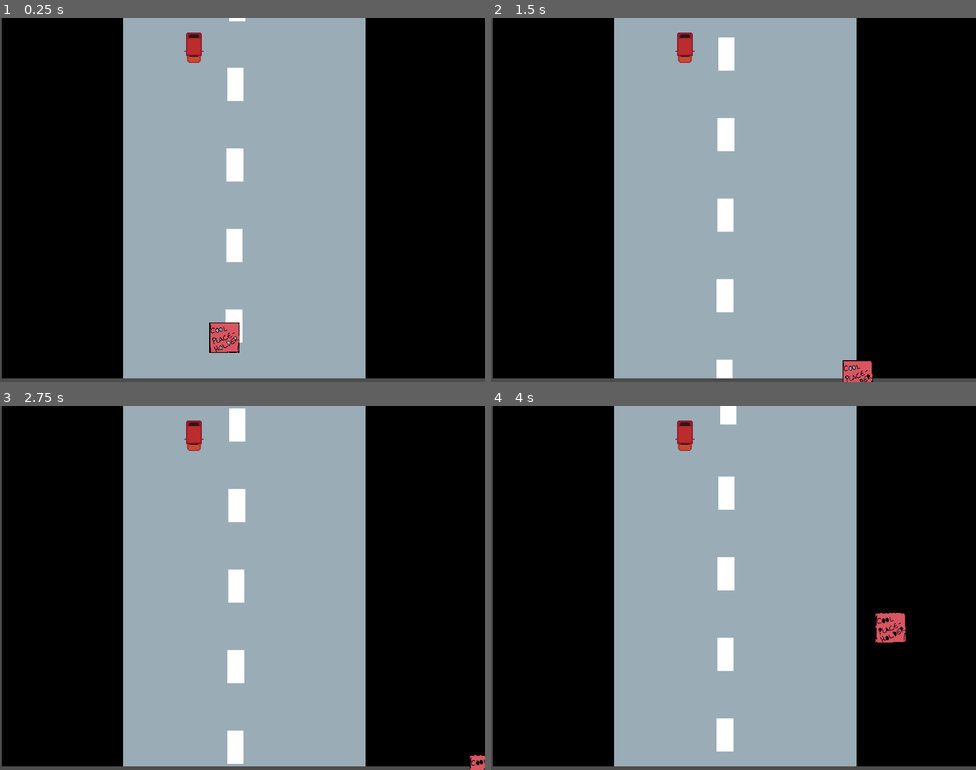
Above: before the commit, frames 1-4 (two rows, left to right).
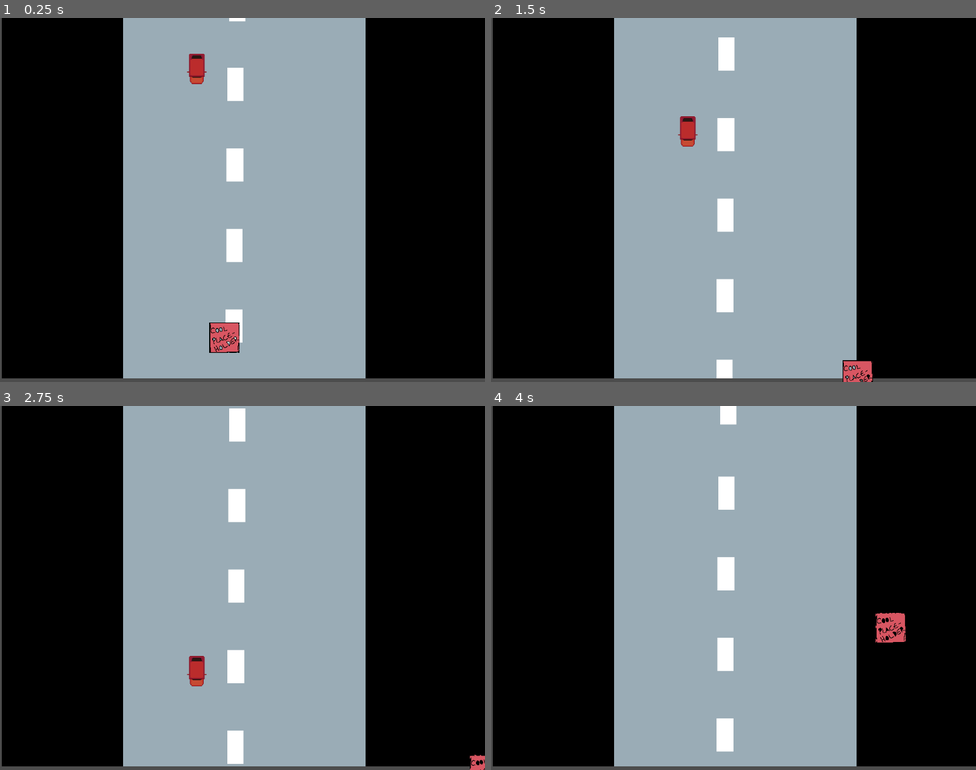
Above: after the commit, the same moments.

Repository: modusmogulus/trip-to-home
Game: Godot game, scene res://scenes/Main.tscn
The game is run twice, just before and just after one commit, with the same random seed, the same clock (stepped at 60 frames per second) and the same inputs. Before the commit the project starts from res://Main.tscn.
Inputs:
- Up to frame 1 (0.25 s): no input
- Up to frame 2 (1.5 s): hold D (move_right) 0.53-1.28 s; hold S (move_back) from 1.28 s (still down)
- Up to frame 3 (2.75 s): release S (move_back) at 2.03 s; hold D (move_right) from 2.03 s (still down)
- Up to frame 4 (4 s): release D (move_right) at 2.78 s; hold W (move_forward) 2.78-3.53 s; hold A (move_left) from 3.53 s (still down)

The runs differ from the first frame. In frame 1, 0.5% of the frame differs, in the area x 38-43%, y 4-19%; in frame 2, 0.5%, in the area x 38-43%, y 4-36%; in frame 3, 0.5%; in frame 4, 0.3%.

Commit message:
folder structure changed
and started a base for obstacles

Diff:
--- a/Some object.tscn
+++ /dev/null
@@ -1,24 +0,0 @@
-[gd_scene load_steps=4 format=2]
-
-[ext_resource path="res://sprites/auto.png" type="Texture" id=1]
-
-[sub_resource type="RectangleShape2D" id=1]
-
-[sub_resource type="SpriteFrames" id=2]
-animations = [ {
-"frames": [ ExtResource( 1 ) ],
-"loop": true,
-"name": "default",
-"speed": 5.0
-} ]
-
-[node name="Some object" type="Area2D"]
-
-[node name="CollisionShape2D" type="CollisionShape2D" parent="."]
-shape = SubResource( 1 )
-
-[node name="AnimatedSprite" type="AnimatedSprite" parent="."]
-frames = SubResource( 2 )
-__meta__ = {
-"_editor_description_": ""
-}
--- a/project.godot
+++ b/project.godot
@@ -10,13 +10,12 @@
 
 _global_script_classes=[  ]
 _global_script_class_icons={
-
 }
 
 [application]
 
 config/name="Trip to home"
-run/main_scene="res://Main.tscn"
+run/main_scene="res://scenes/Main.tscn"
 config/icon="res://icon.png"
 
 [display]
@@ -37,22 +36,22 @@
 
 move_left={
 "deadzone": 0.5,
-"events": [ Object(InputEventKey,"resource_local_to_scene":false,"resource_name":"","device":0,"alt":false,"shift":false,"control":false,"meta":false,"command":false,"pressed":false,"scancode":65,"unicode":0,"echo":false,"script":null)
+"events": [ Object(InputEventKey,"resource_local_to_scene":false,"resource_name":"","device":0,"alt":false,"shift":false,"control":false,"meta":false,"command":false,"pressed":false,"scancode":65,"physical_scancode":0,"unicode":0,"echo":false,"script":null)
  ]
 }
 move_right={
 "deadzone": 0.5,
-"events": [ Object(InputEventKey,"resource_local_to_scene":false,"resource_name":"","device":0,"alt":false,"shift":false,"control":false,"meta":false,"command":false,"pressed":false,"scancode":68,"unicode":0,"echo":false,"script":null)
+"events": [ Object(InputEventKey,"resource_local_to_scene":false,"resource_name":"","device":0,"alt":false,"shift":false,"control":false,"meta":false,"command":false,"pressed":false,"scancode":68,"physical_scancode":0,"unicode":0,"echo":false,"script":null)
  ]
 }
 move_forward={
 "deadzone": 0.5,
-"events": [ Object(InputEventKey,"resource_local_to_scene":false,"resource_name":"","device":0,"alt":false,"shift":false,"control":false,"meta":false,"command":false,"pressed":false,"scancode":87,"unicode":0,"echo":false,"script":null)
+"events": [ Object(InputEventKey,"resource_local_to_scene":false,"resource_name":"","device":0,"alt":false,"shift":false,"control":false,"meta":false,"command":false,"pressed":false,"scancode":87,"physical_scancode":0,"unicode":0,"echo":false,"script":null)
  ]
 }
 move_back={
 "deadzone": 0.5,
-"events": [ Object(InputEventKey,"resource_local_to_scene":false,"resource_name":"","device":0,"alt":false,"shift":false,"control":false,"meta":false,"command":false,"pressed":false,"scancode":83,"unicode":0,"echo":false,"script":null)
+"events": [ Object(InputEventKey,"resource_local_to_scene":false,"resource_name":"","device":0,"alt":false,"shift":false,"control":false,"meta":false,"command":false,"pressed":false,"scancode":83,"physical_scancode":0,"unicode":0,"echo":false,"script":null)
  ]
 }
 
--- a/Main.tscn
+++ b/scenes/Main.tscn
@@ -1,48 +1,48 @@
 [gd_scene load_steps=14 format=2]
 
-[ext_resource path="res://Main.gd" type="Script" id=1]
-[ext_resource path="res://Player.tscn" type="PackedScene" id=2]
-[ext_resource path="res://sprites/background-placeholder.png" type="Texture" id=3]
-[ext_resource path="res://Some object.tscn" type="PackedScene" id=4]
+[ext_resource path="res://scripts/Main.gd" type="Script" id=1]
+[ext_resource path="res://scenes/Some object.tscn" type="PackedScene" id=2]
+[ext_resource path="res://scenes/Player.tscn" type="PackedScene" id=3]
+[ext_resource path="res://sprites/background-placeholder.png" type="Texture" id=4]
 
 [sub_resource type="AtlasTexture" id=1]
 flags = 4
-atlas = ExtResource( 3 )
+atlas = ExtResource( 4 )
 region = Rect2( 0, 0, 1024, 768 )
 
 [sub_resource type="AtlasTexture" id=2]
 flags = 4
-atlas = ExtResource( 3 )
+atlas = ExtResource( 4 )
 region = Rect2( 1024, 0, 1024, 768 )
 
 [sub_resource type="AtlasTexture" id=3]
 flags = 4
-atlas = ExtResource( 3 )
+atlas = ExtResource( 4 )
 region = Rect2( 2048, 0, 1024, 768 )
 
 [sub_resource type="AtlasTexture" id=4]
 flags = 4
-atlas = ExtResource( 3 )
+atlas = ExtResource( 4 )
 region = Rect2( 3072, 0, 1024, 768 )
 
 [sub_resource type="AtlasTexture" id=5]
 flags = 4
-atlas = ExtResource( 3 )
+atlas = ExtResource( 4 )
 region = Rect2( 4096, 0, 1024, 768 )
 
 [sub_resource type="AtlasTexture" id=6]
 flags = 4
-atlas = ExtResource( 3 )
+atlas = ExtResource( 4 )
 region = Rect2( 5120, 0, 1024, 768 )
 
 [sub_resource type="AtlasTexture" id=7]
 flags = 4
-atlas = ExtResource( 3 )
+atlas = ExtResource( 4 )
 region = Rect2( 6144, 0, 1024, 768 )
 
 [sub_resource type="AtlasTexture" id=8]
 flags = 4
-atlas = ExtResource( 3 )
+atlas = ExtResource( 4 )
 region = Rect2( 7168, 0, 1024, 768 )
 
 [sub_resource type="SpriteFrames" id=9]
@@ -56,7 +56,7 @@
 [node name="Main" type="Node"]
 script = ExtResource( 1 )
 
-[node name="Player" parent="." instance=ExtResource( 2 )]
+[node name="Player" parent="." instance=ExtResource( 3 )]
 position = Vector2( 474, 674 )
 
 [node name="AnimatedSprite" type="AnimatedSprite" parent="."]
@@ -65,5 +65,5 @@
 frames = SubResource( 9 )
 frame = 4
 
-[node name="Car" parent="." instance=ExtResource( 4 )]
-position = Vector2( 410, 63 )
+[node name="Car" parent="." instance=ExtResource( 2 )]
+position = Vector2( 416, 103 )
--- a/Player.tscn
+++ b/scenes/Player.tscn
@@ -1,6 +1,6 @@
 [gd_scene load_steps=9 format=2]
 
-[ext_resource path="res://Player.gd" type="Script" id=1]
+[ext_resource path="res://scripts/Player.gd" type="Script" id=1]
 [ext_resource path="res://sprites/placeholder.png" type="Texture" id=2]
 
 [sub_resource type="CapsuleShape2D" id=1]
--- /dev/null
+++ b/scenes/Some object.tscn
@@ -0,0 +1,29 @@
+[gd_scene load_steps=5 format=2]
+
+[ext_resource path="res://sprites/auto.png" type="Texture" id=1]
+[ext_resource path="res://scripts/obstacle_base.gd" type="Script" id=2]
+
+[sub_resource type="RectangleShape2D" id=1]
+
+[sub_resource type="SpriteFrames" id=2]
+animations = [ {
+"frames": [ ExtResource( 1 ) ],
+"loop": true,
+"name": "default",
+"speed": 5.0
+} ]
+
+[node name="KinematicBody2D" type="KinematicBody2D"]
+position = Vector2( -2, -19 )
+script = ExtResource( 2 )
+
+[node name="Some object" type="Area2D" parent="."]
+
+[node name="CollisionShape2D" type="CollisionShape2D" parent="Some object"]
+shape = SubResource( 1 )
+
+[node name="AnimatedSprite" type="AnimatedSprite" parent="Some object"]
+frames = SubResource( 2 )
+__meta__ = {
+"_editor_description_": ""
+}
--- /dev/null
+++ b/scripts/obstacle_base.gd
@@ -0,0 +1,24 @@
+extends KinematicBody2D
+
+export var speed_y = -2
+export var speed_x = 0
+export var x_limited = false
+var screen_size
+
+# Constant variables for state enum
+
+
+var velocity = Vector2.ZERO
+
+func _ready():
+	screen_size = get_viewport_rect().size
+
+func _process(delta):
+
+	velocity.y -= 1 * speed_y
+	velocity.x -= 1 * speed_x
+
+	position += velocity * delta
+
+	if position.x > screen_size.x && x_limited == true:
+		queue_free()
--- /dev/null
+++ b/states_base.gd
@@ -0,0 +1,16 @@
+extends Node
+
+
+# Declare member variables here. Examples:
+# var a = 2
+# var b = "text"
+
+
+# Called when the node enters the scene tree for the first time.
+func _ready():
+	pass # Replace with function body.
+
+
+# Called every frame. 'delta' is the elapsed time since the previous frame.
+#func _process(delta):
+#	pass
Renamed: Main.gd -> scripts/Main.gd
Renamed: Player.gd -> scripts/Player.gd
